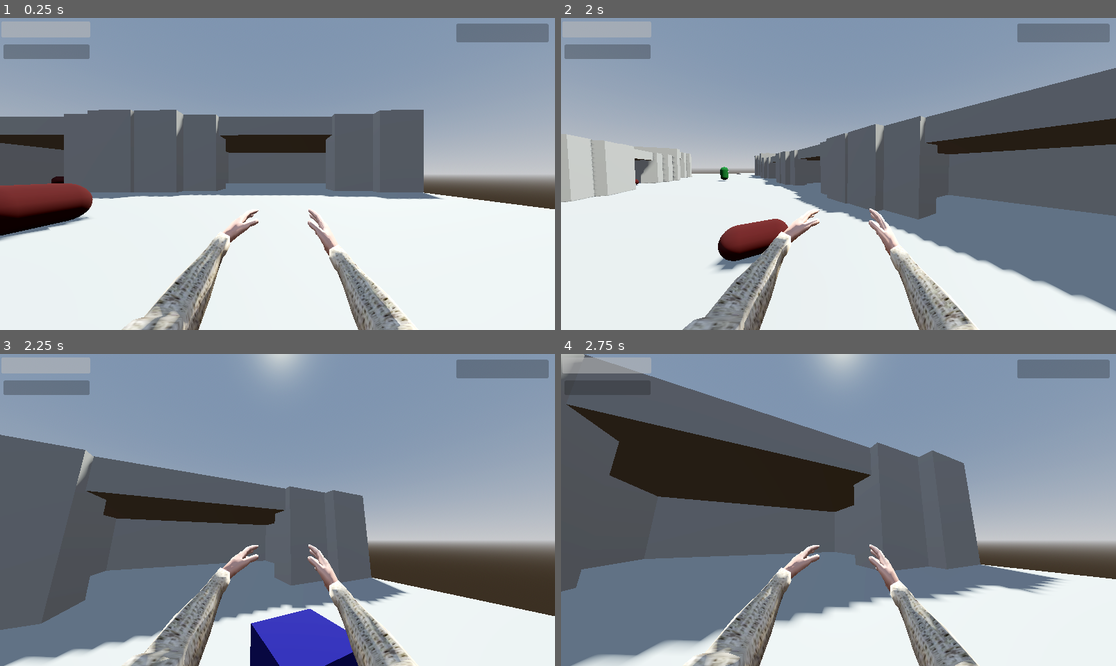
Above: before the commit, frames 1-4 (two rows, left to right).
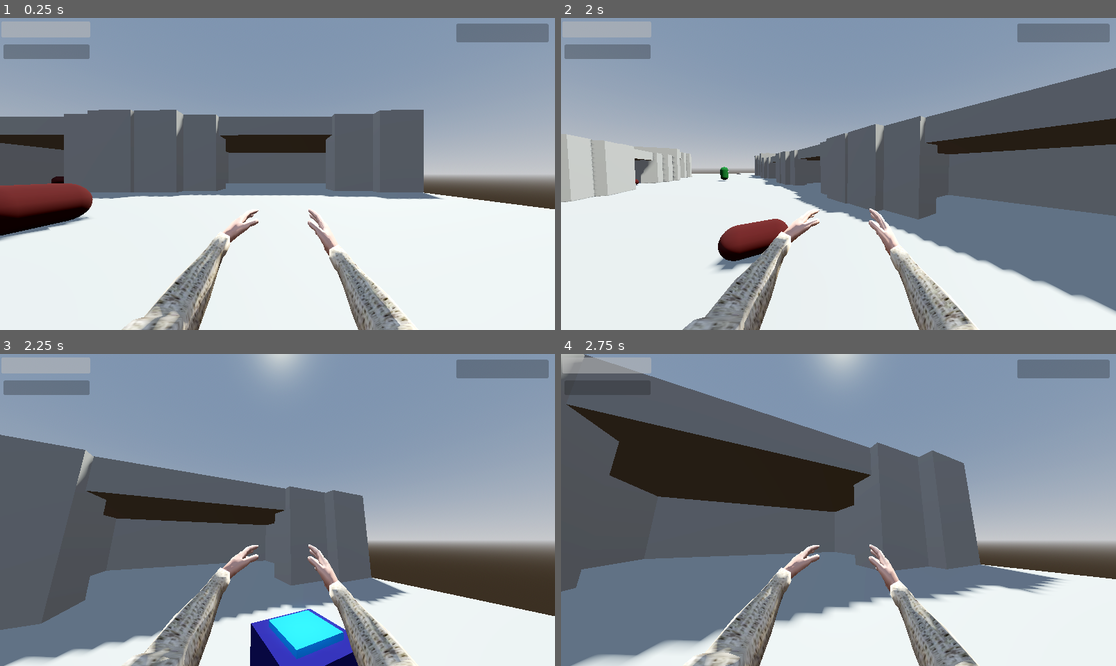
Above: after the commit, the same moments.

Repository: lungcollapser/record
Game: Godot game, scene res://scenes/world.tscn
Two runs of this game, one before a commit and one after it. Both use one fixed random seed, a clock stepped at 60 frames per second and the inputs below.
Inputs (mouse positions are in pixels of both pictures, inside the frame that each line leads up to):
- Up to frame 1 (0.25 s): no input
- Up to frame 2 (2 s): tap Enter (ui_accept) at 0.5, 0.77, 1.52 s; move the mouse to (866, 174) at 0.52 s; press the mouse at (866, 174) at 0.53 s; hold W (forward) from 0.53 s (still down); move the mouse to (810, 174) at 1.27 s; release the mouse at (810, 174) at 1.28 s; tap Ctrl (crouch) at 1.35 s
- Up to frame 3 (2.25 s): keep holding W (forward); move the mouse to (288, 503) at 2.02 s; tap T (dropreceptacle) at 2.1 s
- Up to frame 4 (2.75 s): keep holding W (forward)

Frames 1-2 are identical in both runs. In frame 3, 1.3% of the frame differs, in the area x 48-62%, y 82-98%; in frame 4, nothing differs.

Commit message:
receptacle grinder is now on top!
im a legend

Diff:
--- a/scenes/dead_body_parts.tscn
+++ b/scenes/dead_body_parts.tscn
@@ -1,6 +1,9 @@
-[gd_scene load_steps=7 format=3 uid="uid://3p3672qqmgn3"]
+[gd_scene load_steps=12 format=3 uid="uid://3p3672qqmgn3"]
 
 [ext_resource type="Script" path="res://scripts/dead_body_parts.gd" id="1_timhv"]
+
+[sub_resource type="PhysicsMaterial" id="PhysicsMaterial_vs4ml"]
+rough = true
 
 [sub_resource type="ConvexPolygonShape3D" id="ConvexPolygonShape3D_kdn71"]
 points = PackedVector3Array(-0.125207, -0.532801, -0.480507, 0.0227831, 0.47607, 0.498884, 0.169713, 0.559144, 0.464172 …(924 unchanged characters)…
@@ -10,11 +13,23 @@
 [sub_resource type="StandardMaterial3D" id="StandardMaterial3D_47c4c"]
 albedo_color = Color(0.247059, 0, 0, 1)
 
+[sub_resource type="PhysicsMaterial" id="PhysicsMaterial_ly17n"]
+rough = true
+
 [sub_resource type="ConvexPolygonShape3D" id="ConvexPolygonShape3D_ekr8q"]
 points = PackedVector3Array(-0.125207, -0.532801, -0.480507, 0.0227831, 0.47607, 0.498884, 0.169713, 0.559144, 0.464172 …(924 unchanged characters)…
 
+[sub_resource type="PhysicsMaterial" id="PhysicsMaterial_camlx"]
+rough = true
+
 [sub_resource type="ConvexPolygonShape3D" id="ConvexPolygonShape3D_m5cmy"]
 points = PackedVector3Array(-0.125207, -0.532801, -0.480507, 0.0227831, 0.47607, 0.498884, 0.169713, 0.559144, 0.464172 …(924 unchanged characters)…
+
+[sub_resource type="PhysicsMaterial" id="PhysicsMaterial_g42ib"]
+rough = true
+
+[sub_resource type="PhysicsMaterial" id="PhysicsMaterial_35ouy"]
+rough = true
 
 [node name="deadbodyparts" type="Node3D"]
 transform = Transform3D(1, 0, 0, 0, 1, 0, 0, 0, 1, 0, 0.653583, 0)
@@ -23,9 +38,12 @@
 [node name="LeftArmBody" type="RigidBody3D" parent="." groups=["Bussin"]]
 transform = Transform3D(1, 0, 0, 0, 1, 0, 0, 0, 1, -0.693915, 0, -0.598135)
 collision_layer = 2
+mass = 10.0
+physics_material_override = SubResource("PhysicsMaterial_vs4ml")
+gravity_scale = 2.0
 
 [node name="LeftArmShape" type="CollisionShape3D" parent="LeftArmBody"]
-transform = Transform3D(0.5, 0, 0, 0, -2.18557e-08, -0.5, 0, 0.5, -2.18557e-08, 1.35549, 0, 0)
+transform = Transform3D(0.375, 0, 0, 0, -1.63918e-08, -0.375, 0, 0.375, -1.63918e-08, 1.35549, 0, 0)
 shape = SubResource("ConvexPolygonShape3D_kdn71")
 
 [node name="LeftArm" type="MeshInstance3D" parent="LeftArmBody"]
@@ -37,6 +55,9 @@
 [node name="LeftLegBody" type="RigidBody3D" parent="." groups=["Bussin"]]
 transform = Transform3D(0.891007, 0, -0.453991, 0, 1, 0, 0.453991, 0, 0.891007, -0.0571295, -0.0125533, 1.01119)
 collision_layer = 2
+mass = 10.0
+physics_material_override = SubResource("PhysicsMaterial_ly17n")
+gravity_scale = 2.0
 
 [node name="LeftLeg" type="MeshInstance3D" parent="LeftLegBody"]
 transform = Transform3D(0.35, 0, 0, 0, -1.5299e-08, -0.35, 0, 0.35, -1.5299e-08, 0.656511, 0, 0)
@@ -45,12 +66,15 @@
 surface_material_override/0 = SubResource("StandardMaterial3D_47c4c")
 
 [node name="LeftLegShape" type="CollisionShape3D" parent="LeftLegBody"]
-transform = Transform3D(0.5, 0, 0, 0, -2.18557e-08, -0.5, 0, 0.5, -2.18557e-08, 0.656511, 0, 0)
+transform = Transform3D(0.375, 0, 0, 0, -1.63918e-08, -0.375, 0, 0.375, -1.63918e-08, 0.656511, 0, 0)
 shape = SubResource("ConvexPolygonShape3D_ekr8q")
 
 [node name="RightArmBody" type="RigidBody3D" parent="." groups=["Bussin"]]
 transform = Transform3D(0.0540788, 0, -0.998537, 0, 1, 0, 0.998537, 0, 0.0540788, 1.57664, 0, -0.55579)
 collision_layer = 2
+mass = 10.0
+physics_material_override = SubResource("PhysicsMaterial_camlx")
+gravity_scale = 2.0
 
 [node name="RightArm" type="MeshInstance3D" parent="RightArmBody"]
 transform = Transform3D(0.35, 0, 0, 0, -1.5299e-08, -0.35, 0, 0.35, -1.5299e-08, 0, 0, 0)
@@ -59,12 +83,15 @@
 surface_material_override/0 = SubResource("StandardMaterial3D_47c4c")
 
 [node name="RightArmShape" type="CollisionShape3D" parent="RightArmBody"]
-transform = Transform3D(0.5, 0, 0, 0, -2.18557e-08, -0.5, 0, 0.5, -2.18557e-08, 0, 0, 0)
+transform = Transform3D(0.375, 0, 0, 0, -1.63918e-08, -0.375, 0, 0.375, -1.63918e-08, 0, 0, 0)
 shape = SubResource("ConvexPolygonShape3D_m5cmy")
 
 [node name="RightLegBody" type="RigidBody3D" parent="." groups=["Bussin"]]
 transform = Transform3D(-0.726575, 0, 0.687088, 0, 1, 0, -0.687088, 0, -0.726575, -0.582222, 0, 0.559184)
 collision_layer = 2
+mass = 10.0
+physics_material_override = SubResource("PhysicsMaterial_g42ib")
+gravity_scale = 2.0
 
 [node name="RightLeg" type="MeshInstance3D" parent="RightLegBody"]
 transform = Transform3D(0.35, 0, 0, 0, -1.5299e-08, -0.35, 0, 0.35, -1.5299e-08, 0, 0, 0)
@@ -73,12 +100,15 @@
 surface_material_override/0 = SubResource("StandardMaterial3D_47c4c")
 
 [node name="RightLegShape" type="CollisionShape3D" parent="RightLegBody"]
-transform = Transform3D(0.5, 0, 0, 0, -2.18557e-08, -0.5, 0, 0.5, -2.18557e-08, 0, 0, 0)
+transform = Transform3D(0.375, 0, 0, 0, -1.63918e-08, -0.375, 0, 0.375, -1.63918e-08, 0, 0, 0)
 shape = SubResource("ConvexPolygonShape3D_m5cmy")
 
 [node name="HeadBody" type="RigidBody3D" parent="." groups=["Bussin"]]
 transform = Transform3D(0.79653, 0, 0.604599, 0, 1, 0, -0.604599, 0, 0.79653, -1.16444, 0, -1.02716)
 collision_layer = 2
+mass = 10.0
+physics_material_override = SubResource("PhysicsMaterial_35ouy")
+gravity_scale = 2.0
 
 [node name="Head" type="MeshInstance3D" parent="HeadBody"]
 transform = Transform3D(0.35, 0, 0, 0, -1.5299e-08, -0.35, 0, 0.35, -1.5299e-08, 0, 0, 0)
@@ -86,7 +116,7 @@
 surface_material_override/0 = SubResource("StandardMaterial3D_47c4c")
 
 [node name="HeadShape" type="CollisionShape3D" parent="HeadBody"]
-transform = Transform3D(0.5, 0, 0, 0, -2.18557e-08, -0.5, 0, 0.5, -2.18557e-08, 0, 0, 0)
+transform = Transform3D(0.375, 0, 0, 0, -1.63918e-08, -0.375, 0, 0.375, -1.63918e-08, 0, 0, 0)
 shape = SubResource("ConvexPolygonShape3D_m5cmy")
 
 [connection signal="body_entered" from="LeftArmBody" to="." method="_on_left_arm_body_body_entered"]
--- a/scenes/human_receptacle.tscn
+++ b/scenes/human_receptacle.tscn
@@ -11,6 +11,13 @@
 albedo_color = Color(0.0518905, 0, 0.377873, 1)
 
 [sub_resource type="BoxShape3D" id="BoxShape3D_5otlv"]
+
+[sub_resource type="StandardMaterial3D" id="StandardMaterial3D_plppa"]
+albedo_color = Color(0, 0.545098, 1, 1)
+
+[sub_resource type="BoxMesh" id="BoxMesh_msbfj"]
+
+[sub_resource type="BoxShape3D" id="BoxShape3D_evmdg"]
 
 [node name="HumanReceptacle" type="RigidBody3D" groups=["stow"]]
 disable_mode = 1
@@ -28,5 +35,19 @@
 transform = Transform3D(0.825, 0, 0, 0, 0.825, 0, 0, 0, 0.825, 0, 0.0210883, 0)
 shape = SubResource("BoxShape3D_5otlv")
 
+[node name="GrinderHole" type="MeshInstance3D" parent="."]
+transform = Transform3D(0.535, 0, 0, 0, 0.535, 0, 0, 0, 0.535, 0, 0.212816, 0)
+material_override = SubResource("StandardMaterial3D_plppa")
+mesh = SubResource("BoxMesh_msbfj")
+
+[node name="HumanReceptacleGrinder" type="Area3D" parent="."]
+transform = Transform3D(0.69, 0, 0, 0, 0.69, 0, 0, 0, 0.69, 0, 0.109901, 0)
+collision_mask = 2
+
+[node name="HumanReceptacleGrinderShape" type="CollisionShape3D" parent="HumanReceptacleGrinder"]
+transform = Transform3D(1, 0, 0, 0, 1, 0, 0, 0, 1, 0, 0.0487064, 0)
+shape = SubResource("BoxShape3D_evmdg")
+
 [connection signal="body_entered" from="." to="." method="_on_body_entered"]
 [connection signal="input_event" from="." to="." method="_on_input_event"]
+[connection signal="body_entered" from="HumanReceptacleGrinder" to="." method="_on_human_receptacle_grinder_body_entered"]
--- a/scripts/dead_body_parts.gd
+++ b/scripts/dead_body_parts.gd
@@ -1,10 +1,14 @@
 extends Node3D
+class_name DeadBodyParts
+
 
 
 func _on_head_body_body_entered(body):
 	if body.is_in_group("stow"):
 		print("hellow")
 		queue_free()
+
+
 
 func _on_right_leg_body_body_entered(body):
 	if body.is_in_group("stow"):
--- a/scripts/human_receptacle.gd
+++ b/scripts/human_receptacle.gd
@@ -40,8 +40,7 @@
 		collision.disabled = true
 
 
-
-func _on_body_entered(body: Node):
+func _on_human_receptacle_grinder_body_entered(body):
 	if body.is_in_group("Bussin"):
 		body.queue_free()
 		BloodBar.value += 1
Not shown: 1 places in scenes/human_receptacle.tscn that only renumber resources
